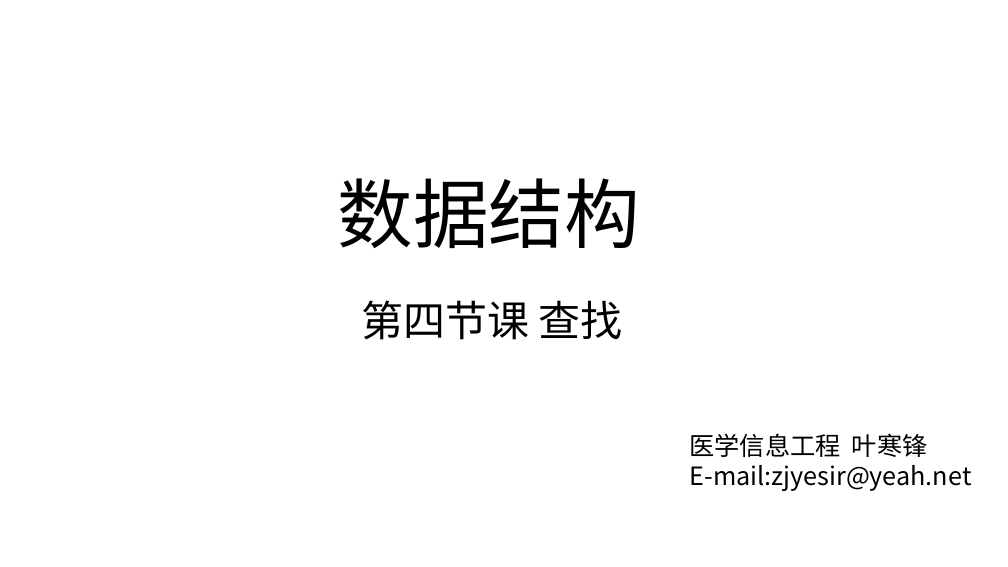
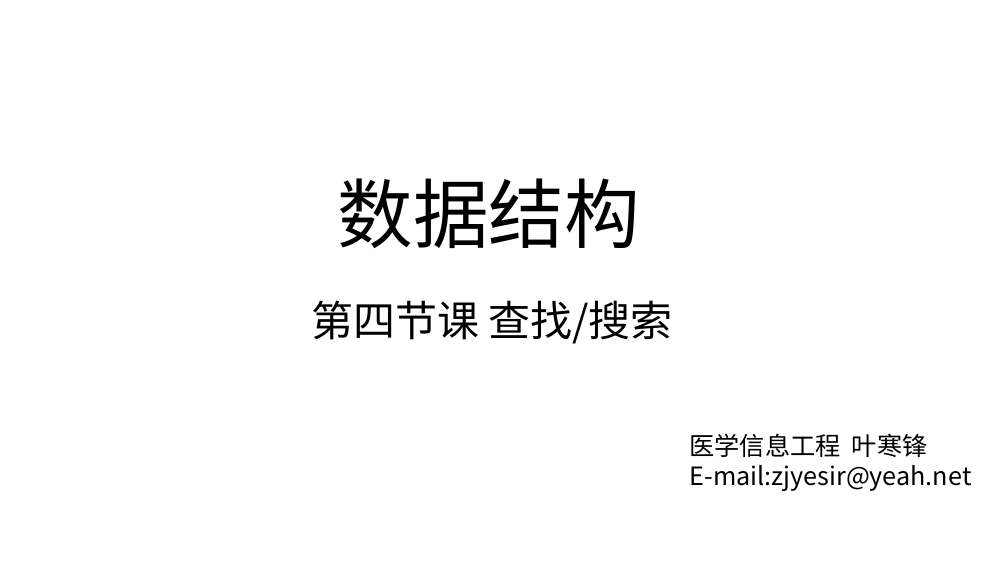
Before and after one commit to zjyesir/hmc_data_structure, a slide deck: slide 1 of ppt/8 查找.pptx. Drawn at 1008x567 pixels with LibreOffice and Linux fonts; fonts in the diff are those of the drawing; background and template pictures are left out. Boxes give left, top, right and bottom in pixels: in the first picture for what was removed or moved away, otherwise in the second. Text is boxed around its words. In the diff, an @@ line names an element or a change of style, - is before the commit and + after.

Commit message:
查找 1/3部分完成

```diff
--- a/ppt/8 查找.pptx
+++ b/ppt/8 查找.pptx
@@ text at <box>311,300,673,344</box>: text changed @@
-第四节课 查找
+第四节课 查找/搜索
```
Also in this commit, not shown: 4 other slides changed, 20 slides added, 2 slides removed, 4 other files.
